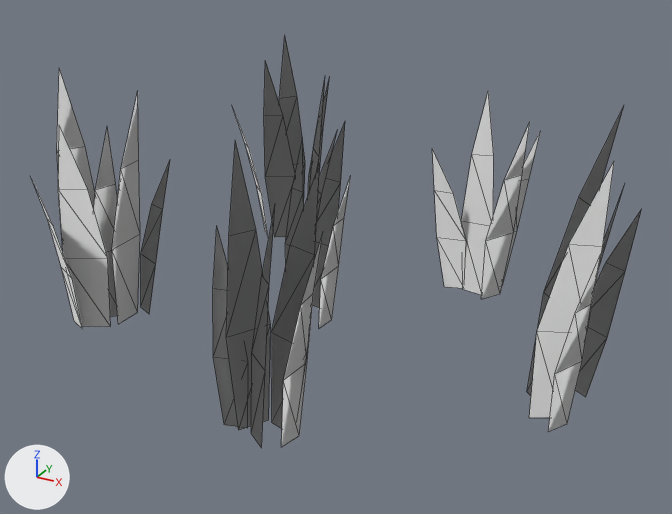
The FBX model TunaSweeper/SourceArt/Environment/ForestScatter/SM_ForestLawnGrass.fbx as it was, and as the next commit left it.
Rendered twice from a camera (50 mm lens) standing at (0.714, -1.325, 0.787) and looking at (0.015, -0.053, 0.151). The lights are fixed; the arrows at lower left show +X, +Y and +Z. The picture after the commit comes second. Mesh edges are drawn as thin lines. Objects named as collision shapes, trigger or cutter boxes, shadow casters or lower levels of detail are left out. Where no turn or scale is listed for an object, it has been applied to the vertices.

Script lines for the objects in view, before the commit:
```python
me_sm_forestlawngrass_lod0 = bpy.data.meshes.new('SM_ForestLawnGrass_LOD0')
me_sm_forestlawngrass_lod0.from_pydata(...)  # 217 vertices, 155 faces; spans x -0.459..0.48, y -0.379..0.445, z -0.018..0.469
me_sm_forestlawngrass_lod0.materials.append(mat_m_forestlawngrass)  # white #e7e7e7
ob_sm_forestlawngrass_lod0 = bpy.data.objects.new('SM_ForestLawnGrass_LOD0', me_sm_forestlawngrass_lod0)
ob_sm_forestlawngrass_lod0.location = (0.0, 0.0, 0.0)
```
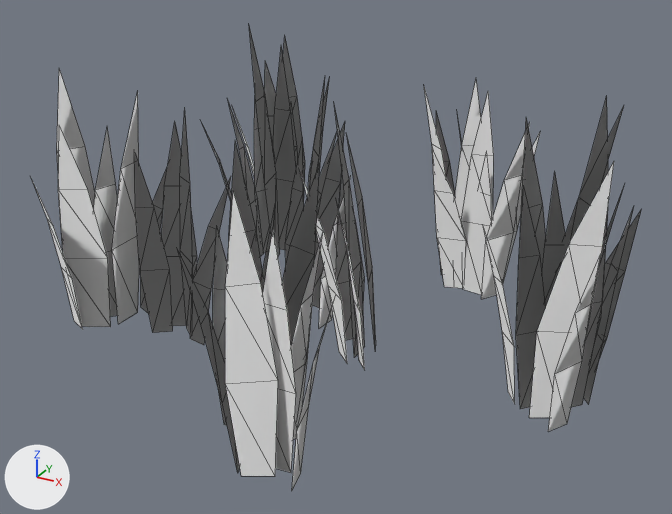
The change, as a list of edits to the scene's bpy script:
```text
Change me_sm_forestlawngrass_lod0:
    used by ob_sm_forestlawngrass_lod0; location = (0.0, 0.0, 0.0)
    remove me_sm_forestlawngrass_lod0.from_pydata(...)  # 217 vertices, 155 faces; spans x -0.459..0.48, y -0.379..0.445, z -0.018..0.469
    add me_sm_forestlawngrass_lod0.from_pydata(...)  # 434 vertices, 310 faces; spans x -0.459..0.48, y -0.481..0.445, z -0.018..0.469
    me_sm_forestlawngrass_lod0 part 1: the loose piece of 7 vertices spanning x 0.041..0.115, y -0.331..-0.254, z -0.018..0.388 is copied, and the copy is multiplied about its middle by the matrix ((0.371, 0.647, 0.013), (-0.647, 0.371, -0.011), (-0.016, -0.006, 0.746)), then moved by (0.102, -0.125, -0.052); it spans x 0.151..0.216, y -0.452..-0.394, z -0.018..0.283
    me_sm_forestlawngrass_lod0 part 2
    49 vertices are added at x 0.285..0.473, y -0.1..0.044, z -0.018..0.464
    35 new faces join them
    me_sm_forestlawngrass_lod0 part 3
    98 vertices are added at x -0.333..0.181, y -0.175..0.344, z -0.018..0.429
    70 new faces join them
    me_sm_forestlawngrass_lod0 part 4
    42 vertices are added at x -0.417..-0.258, y 0.16..0.34, z -0.018..0.469
    30 new faces join them
    me_sm_forestlawngrass_lod0 part 5
    21 vertices are added at x 0.023..0.155, y -0.481..-0.408, z -0.018..0.42
    15 new faces join them
```

Where the change shows, as pixel boxes (x1, y1, x2, y2) in the pictures (672 x 514 px):
'SM_ForestLawnGrass_LOD0', reshaped (13% taller): before (32, 38, 642, 448); after (32, 26, 642, 490)
part 1 of me_sm_forestlawngrass_lod0, added: after (292, 302, 334, 490)
part 2 of me_sm_forestlawngrass_lod0, added: after (483, 97, 634, 409)
part 3 of me_sm_forestlawngrass_lod0, added: after (134, 80, 492, 370)
part 4 of me_sm_forestlawngrass_lod0, added: after (202, 26, 298, 256)
part 5 of me_sm_forestlawngrass_lod0, added: after (177, 191, 296, 476)
